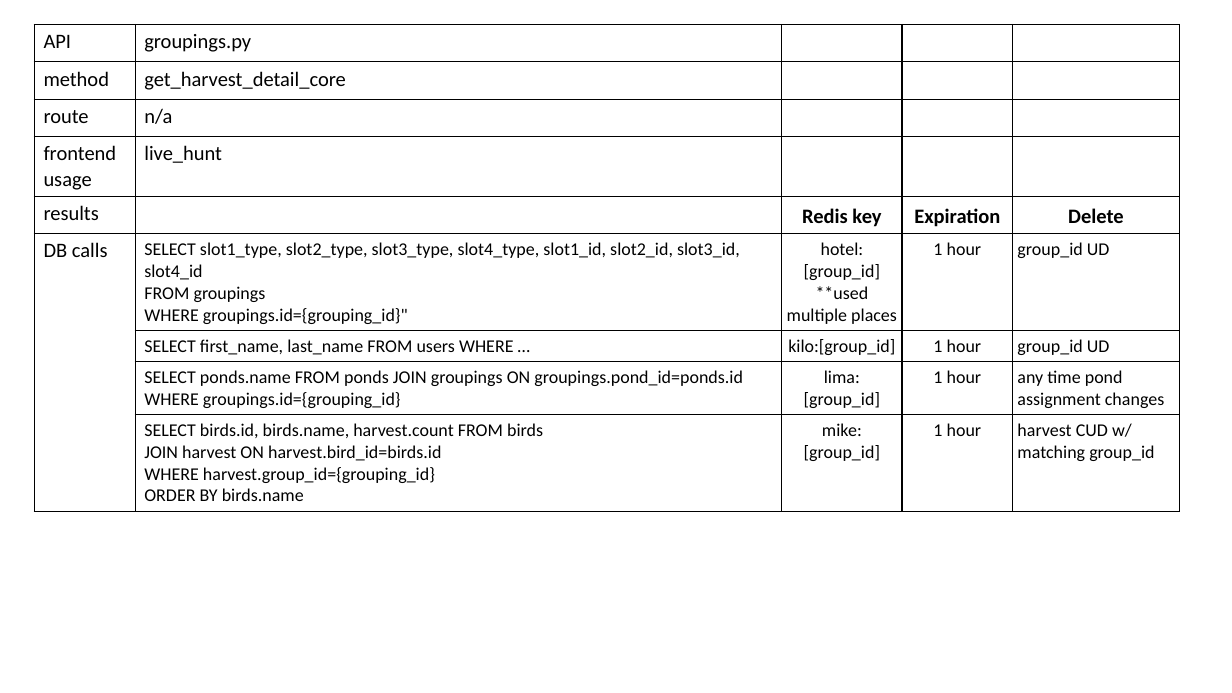
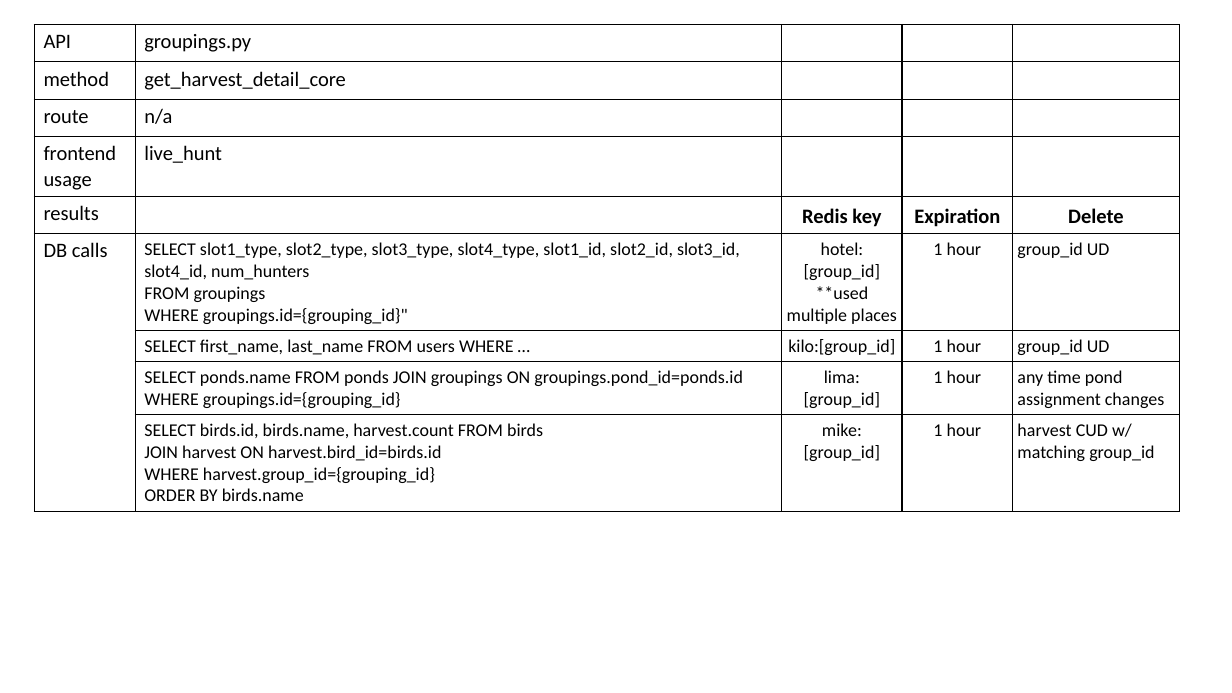
Before and after one commit to tc334/duck-club-app, a slide deck: slide 4 of docs/Redis.pptx. Drawn at 1232x693 pixels with LibreOffice and Linux fonts; fonts in the diff are those of the drawing. Boxes give left, top, right and bottom in pixels: in the first picture for what was removed or moved away, otherwise in the second. Text is boxed around its words. In the diff, an @@ line names an element or a change of style, - is before the commit and + after.

```diff
--- a/docs/Redis.pptx
+++ b/docs/Redis.pptx
@@ table at box(34, 24, 1179, 506) @@
@@ row 6, column 2: "SELECT slot1_type, slot2_type, slot3_type, slot4_type, slot1_id, slot2_id, slot3_id, slot4_id / FROM groupings / WHERE groupings.id={grouping_id}"" to "SELECT slot1_type, slot2_type, slot3_type, slot4_type, slot1_id, slot2_id, slot3_id, slot4_id, num_hunters / FROM groupings / WHERE groupings.id={grouping_id}"" @@
```
Also in this commit, not shown: 2 other slides changed, 12 other files.
